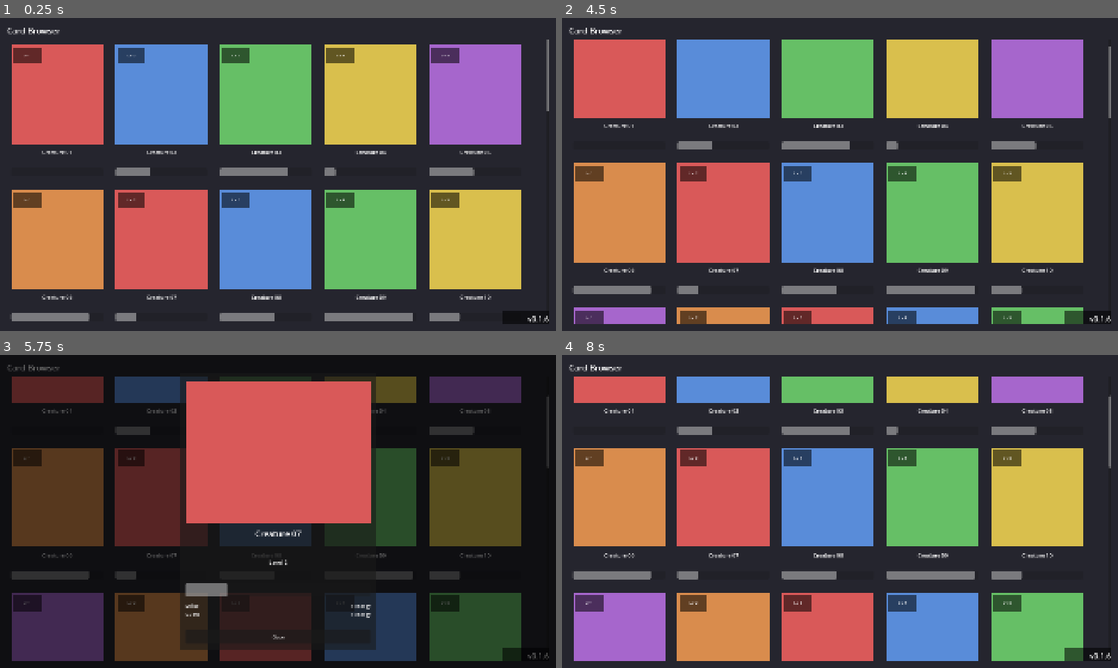
Above: before the commit, frames 1-4 (two rows, left to right).
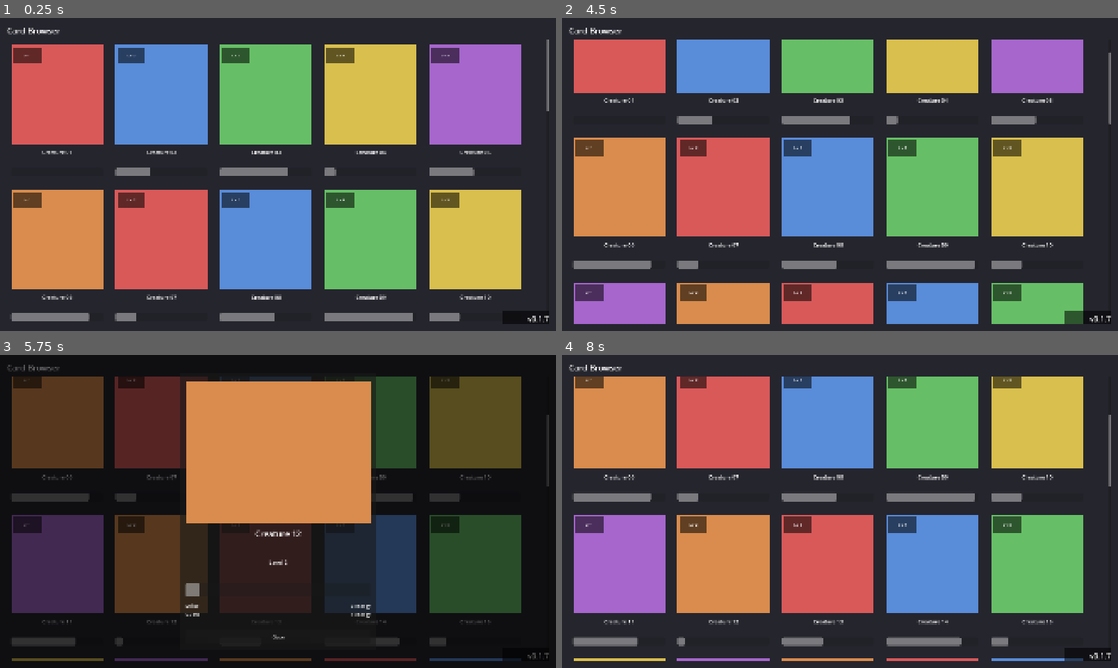
Above: after the commit, the same moments.

Repository: VirtualSteveShow/UnnamedCardGame
Game: Godot game, scene res://scenes/card_browser/card_browser.tscn
The game is run twice, just before and just after one commit, with the same random seed, the same clock (stepped at 60 frames per second) and the same inputs.
Inputs (mouse positions are in pixels of both pictures, inside the frame that each line leads up to):
- Up to frame 1 (0.25 s): no input
- Up to frame 2 (4.5 s): tap Enter at 0.5, 2, 3.5 s; drag from (617, 108) to (895, 105) at 0.52 s; tap Space at 1.25, 2.75 s; drag from (723, 108) to (812, 237) at 1.27 s; move the mouse to (828, 108) at 2.02 s; click (828, 108) at 2.17 s; drag from (934, 108) to (673, 127) at 2.77 s; drag from (1034, 108) to (867, 174) at 3.52 s; drag from (617, 252) to (756, 96) at 4.27 s
- Up to frame 3 (5.75 s): tap Space at 5 s; move the mouse to (161, 511) at 5.02 s; click (161, 511) at 5.17 s
- Up to frame 4 (8 s): drag from (828, 511) to (728, 527) at 5.77 s; drag from (934, 511) to (895, 442) at 6.52 s; drag from (1034, 511) to (812, 574) at 7.27 s

The runs differ from the first frame. In frame 1, less than 0.1% of the frame differs, in the area x 97-99%, y 95-98%; in frame 2, 31%; in frame 3, 62%; in frame 4, 67%, in the area x 2-99%, y 6-98%.

Commit message:
Fix scroll feel: measure drag in viewport space, not local space
Root cause of the persistent sluggish/choppy scrolling: cards measured
drag distance using event.position, which is local to the card itself.
But the card's on-screen position shifts every time the list scrolls
(it's a grid child), so its local coordinate frame moved as a direct
result of the very scrolling being driven from these events -- each
frame's scroll correction was feeding back into the next frame's delta
calculation. Switched to event.global_position (viewport space, doesn't
move just because the card did). Confirmed fixed on-device. Version -> 0.1.7.

Diff:
--- a/game/project.godot
+++ b/game/project.godot
@@ -11,7 +11,7 @@
 [application]
 
 config/name="Unnamed Card Game"
-config/version="0.1.6"
+config/version="0.1.7"
 run/main_scene="res://scenes/card_browser/card_browser.tscn"
 config/features=PackedStringArray("4.7", "GL Compatibility")
 config/icon="res://icon.svg"
--- a/game/scenes/card_browser/card_item.gd
+++ b/game/scenes/card_browser/card_item.gd
@@ -9,6 +9,15 @@
 ## scroll drag and is forwarded frame-by-frame via drag_scrolled so
 ## card_browser.gd can scroll the list on our behalf. Same "touch slop"
 ## behavior any native scrollable list uses.
+##
+## Uses event.global_position (viewport space) rather than event.position
+## (local to this Control) for all of this. This card's on-screen
+## position shifts every time the list scrolls -- it's a grid child --
+## so its *local* coordinate frame moves as a direct result of the very
+## scrolling we're driving from these events. Measuring in local space
+## fed our own previous scroll correction back into the next delta
+## calculation every frame, corrupting it; global_position is viewport
+## space and doesn't move just because this card did.
 
 signal card_selected(card_data: CardData)
 ## Emitted with the pointer's movement (this frame) once a press has
@@ -16,9 +25,8 @@
 ## ScrollContainer directly.
 signal drag_scrolled(delta: Vector2)
 
-## How far (px, in this Control's local space) the pointer can move
-## between press and release before it counts as a drag instead of a
-## tap.
+## How far (px, in viewport space) the pointer can move between press
+## and release before it counts as a drag instead of a tap.
 const DRAG_CANCEL_DISTANCE := 24.0
 
 @onready var art_rect: ColorRect = $Art
@@ -47,16 +55,16 @@
 		if event.pressed:
 			_is_pressed = true
 			_is_dragging = false
-			_press_position = event.position
-			_last_position = event.position
+			_press_position = event.global_position
+			_last_position = event.global_position
 		elif _is_pressed:
 			_is_pressed = false
 			if not _is_dragging:
 				card_selected.emit(card_data)
 			_is_dragging = false
 	elif event is InputEventMouseMotion and _is_pressed:
-		if not _is_dragging and event.position.distance_to(_press_position) > DRAG_CANCEL_DISTANCE:
+		if not _is_dragging and event.global_position.distance_to(_press_position) > DRAG_CANCEL_DISTANCE:
 			_is_dragging = true
 		if _is_dragging:
-			drag_scrolled.emit(event.position - _last_position)
-		_last_position = event.position
+			drag_scrolled.emit(event.global_position - _last_position)
+		_last_position = event.global_position
Not shown, changed: game/export_presets.cfg
